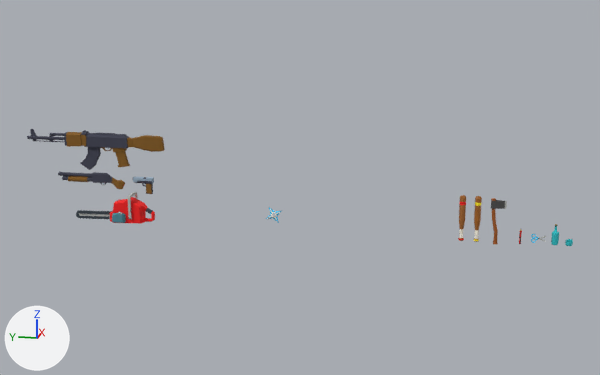
The Blender file Silahlar.blend: old version first, new version second.
The view is the same before and after, from a 50 mm camera at (-22.18, 7.65, 6.64) aimed at (0.03, 12.09, 1.08). Every picture has the same lights, and +X, +Y and +Z are marked at lower left. The same objects are shown in both versions, whatever each file hides.
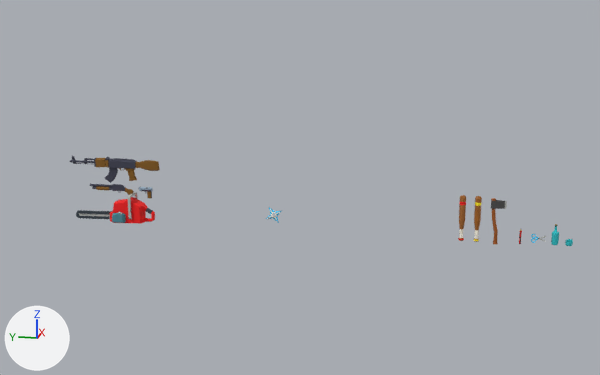
Where the newer file only moved an object's origin or applied its transform, the numbers keep the older frame.

Patch to the scene script:
```diff
--- a/Silahlar.blend.py
+++ b/Silahlar.blend.py
@@ me_cube_018 @@
 me_cube_018.from_pydata(...)  # 332 vertices, 310 faces; spans x -0.08..0.08, y -0.77..1.28, z -0.32..0.14
 # used by ob_cube_004; location = (0.0, 18.07, 1.1)
+# me_cube_018 part 1: the whole mesh is scaled about the mesh origin by 0.654
 me_cube_018.materials.append(mat_material_002)
@@ me_cube_024 @@
 me_cube_024.from_pydata(...)  # 660 vertices, 622 faces; spans x -0.14..0.14, y -1.74..2.48, z -0.9..0.27
 # used by ob_cube_007; location = (0.0, 17.78, 2.22)
+# me_cube_024 part 2: the whole mesh is scaled about the mesh origin by 0.654
 me_cube_024.materials.append(mat_material_002)
@@ ob_cube_003 @@
 ob_cube_003 = bpy.data.objects.new('Cube.003', me_cube_014)
-ob_cube_003.location = (0.0, 16.69, 1.02)
+ob_cube_003.location = (0.0, 16.64, 0.77)
@@ ob_cube_004 @@
 ob_cube_004 = bpy.data.objects.new('Cube.004', me_cube_018)
-ob_cube_004.location = (0.0, 18.07, 1.1)
+ob_cube_004.location = (0.0, 17.54, 0.83)
@@ ob_cube_007 @@
 ob_cube_007 = bpy.data.objects.new('Cube.007', me_cube_024)
-ob_cube_007.location = (0.0, 17.78, 2.22)
+ob_cube_007.location = (0.0, 17.36, 1.56)
```

Pixel boxes [x1, y1, x2, y2] of what changed, in the pictures (600 x 375 px):
'Cube.007', mesh rescaled, moved (35% narrower, 33% shorter): before [27, 129, 165, 170]; after [70, 156, 160, 183]
'Cube.004', mesh rescaled, moved (34% narrower, 32% shorter): before [58, 171, 125, 189]; after [90, 183, 134, 195]
'Cube.003', moved: before [133, 176, 154, 194]; after [139, 187, 153, 198]
